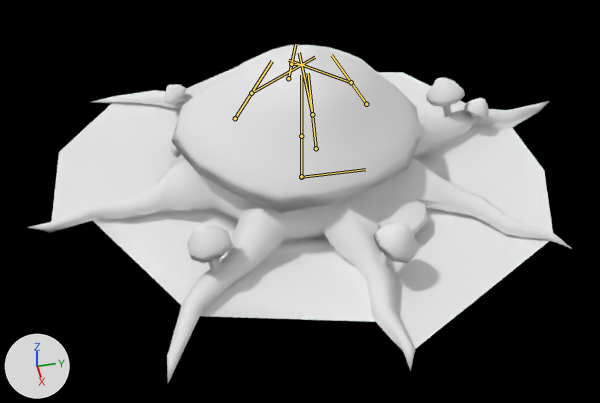
Renders of the Blender file Blends/Mushroom Carbuncle.blend from each side of a commit.
One viewpoint serves both versions: a 50 mm lens placed at (1.485, -0.311, 1.112), pointed at (0.113, -0.027, 0.022). Arrows for +X, +Y and +Z are at lower left; the lights stay in place. The picture after the commit comes second. The bones that bend it are drawn over the model as lines.

Objects in the first picture: 'FloorClip', 'SK_Carbuncle_mush.001'.
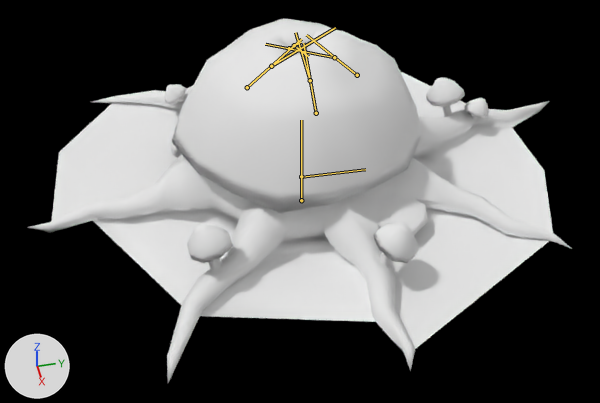
The newer file adds an action. The first version stands in its rest pose; the second is drawn at frame 15 of the action 'Anim_Carbuncle_Mushroom_Attack_Spore'.

Patch to the scene script:
```diff
--- a/Blends/Mushroom Carbuncle.blend.py
+++ b/Blends/Mushroom Carbuncle.blend.py
@@ bone_mouth @@
 bone_mouth = bpy.data.objects['SK_Carbuncle_mush'].pose.bones['Mouth']  # child of 'Body'
-bone_mouth.location = (0.0, 0.0, 0.0)
+bone_mouth.location = (0.0, -17.79, 0.0)
@@ bone_tooth1 @@
 bone_tooth1 = bpy.data.objects['SK_Carbuncle_mush'].pose.bones['Tooth1']  # child of 'Body'
-bone_tooth1.location = (0.0, 0.0, 0.0)
-bone_tooth1.rotation_quaternion = (1.0, 0.0, 0.0, 0.0)  # degrees (0, 0, 0)
+bone_tooth1.location = (3.71, 7.02, 0.0)
+bone_tooth1.rotation_quaternion = (0.984, 0.0, 0.0, 0.179)  # degrees (0, 0, 21)
@@ bone_tooth2 @@
 bone_tooth2 = bpy.data.objects['SK_Carbuncle_mush'].pose.bones['Tooth2']  # child of 'Tooth1'
-bone_tooth2.rotation_quaternion = (1.0, 0.0, 0.0, 0.0)  # degrees (0, 0, 0)
+bone_tooth2.rotation_quaternion = (0.999, 0.0, 0.0, -0.05)  # degrees (0, 0, -6)
@@ bone_tooth3 @@
 bone_tooth3 = bpy.data.objects['SK_Carbuncle_mush'].pose.bones['Tooth3']  # child of 'Body'
-bone_tooth3.location = (0.0, 0.0, 0.0)
-bone_tooth3.rotation_quaternion = (1.0, 0.0, 0.0, 0.0)  # degrees (0, 0, 0)
+bone_tooth3.location = (-3.69, 7.02, 0.0)
+bone_tooth3.rotation_quaternion = (0.976, 0.0, 0.0, -0.219)  # degrees (0, 0, -25)
@@ bone_tooth4 @@
 bone_tooth4 = bpy.data.objects['SK_Carbuncle_mush'].pose.bones['Tooth4']  # child of 'Tooth3'
-bone_tooth4.rotation_quaternion = (1.0, 0.0, 0.0, 0.0)  # degrees (0, 0, 0)
+bone_tooth4.rotation_quaternion = (0.989, 0.0, 0.0, 0.149)  # degrees (0, 0, 17)
@@ bone_tooth5 @@
 bone_tooth5 = bpy.data.objects['SK_Carbuncle_mush'].pose.bones['Tooth5']  # child of 'Body'
-bone_tooth5.location = (0.0, 0.0, 0.0)
-bone_tooth5.rotation_quaternion = (1.0, 0.0, 0.0, 0.0)  # degrees (0, 0, 0)
+bone_tooth5.location = (0.0, 7.57, -1.93)
+bone_tooth5.rotation_quaternion = (0.992, 0.122, 0.0, 0.0)  # degrees (14, 0, 0)
@@ bone_tooth6 @@
 bone_tooth6 = bpy.data.objects['SK_Carbuncle_mush'].pose.bones['Tooth6']  # child of 'Tooth5'
-bone_tooth6.rotation_quaternion = (1.0, 0.0, 0.0, 0.0)  # degrees (0, 0, 0)
+bone_tooth6.rotation_quaternion = (0.999, -0.039, 0.0, 0.0)  # degrees (-4, 0, 0)
@@ bone_tooth7 @@
 bone_tooth7 = bpy.data.objects['SK_Carbuncle_mush'].pose.bones['Tooth7']  # child of 'Body'
-bone_tooth7.location = (0.0, 0.0, 0.0)
-bone_tooth7.rotation_quaternion = (1.0, 0.0, 0.0, 0.0)  # degrees (0, 0, 0)
+bone_tooth7.location = (0.0, 7.51, 1.47)
+bone_tooth7.rotation_quaternion = (0.989, -0.148, 0.0, 0.0)  # degrees (-17, 0, 0)
@@ bone_tooth8 @@
 bone_tooth8 = bpy.data.objects['SK_Carbuncle_mush'].pose.bones['Tooth8']  # child of 'Tooth7'
-bone_tooth8.rotation_quaternion = (1.0, 0.0, 0.0, 0.0)  # degrees (0, 0, 0)
+bone_tooth8.rotation_quaternion = (0.987, 0.163, 0.0, 0.0)  # degrees (19, 0, 0)
```

Pixel boxes [x1, y1, x2, y2] of what changed, in the pictures (600 x 403 px):
'SK_Carbuncle_mush.001', posed (8% taller): before [28, 45, 572, 383]; after [28, 18, 572, 383]
bone 'Mouth', root to tip: before (301, 136) to (301, 75); after (301, 200) to (301, 146)
bone 'Tooth1', root to tip: before (316, 148) to (308, 73); after (316, 113) to (303, 43)
bone 'Tooth2', root to tip: before (312, 114) to (299, 52); after (310, 80) to (295, 32)
bone 'Tooth3', root to tip: before (288, 78) to (295, 44); after (289, 48) to (301, 42)
bone 'Tooth4', root to tip: before (291, 64) to (304, 65); after (294, 45) to (308, 56)
bone 'Tooth5', root to tip: before (366, 104) to (331, 55); after (357, 75) to (306, 35)
bone 'Tooth6', root to tip: before (351, 82) to (288, 60); after (334, 57) to (265, 44)
bone 'Tooth7', root to tip: before (235, 118) to (272, 61); after (247, 87) to (301, 39)
bone 'Tooth8', root to tip: before (251, 93) to (315, 57); after (271, 66) to (335, 27)
